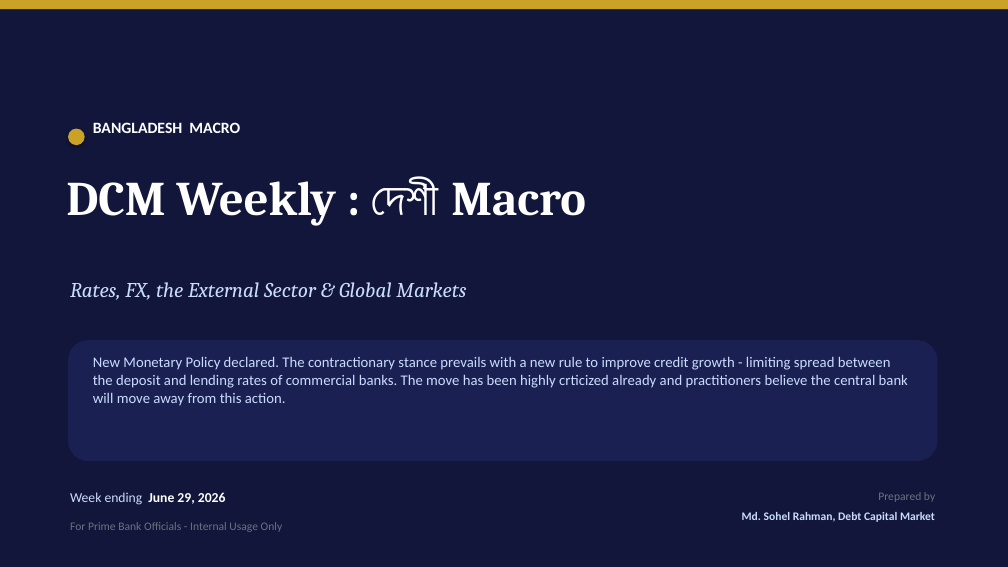
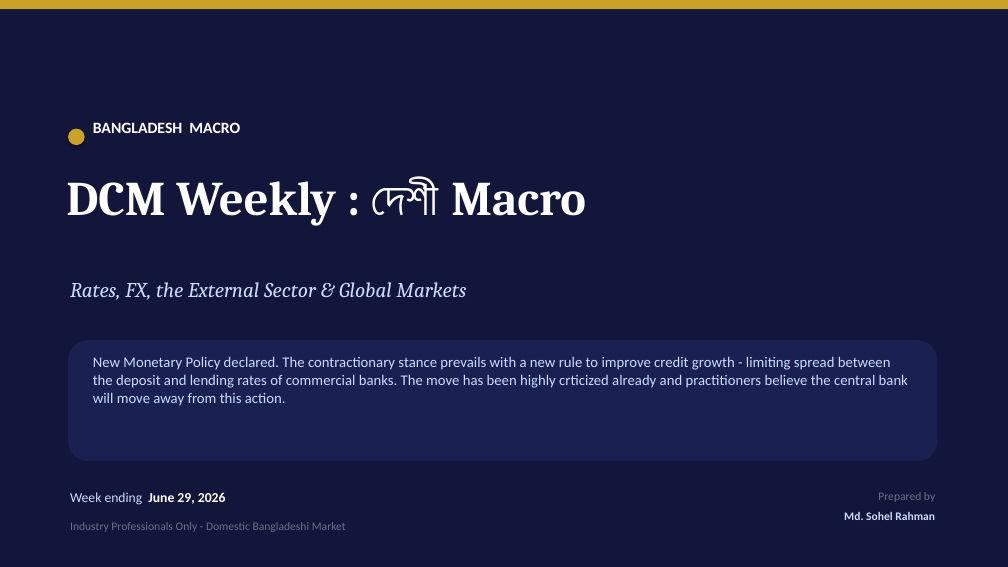
Before and after one commit to s4smily/desi-macro, a slide deck: slide 1 of DCM_Weekly_June_29_2026.pptx. Drawn at 1008x567 pixels with LibreOffice and Linux fonts; fonts in the diff are those of the drawing. Boxes give left, top, right and bottom in pixels: in the first picture for what was removed or moved away, otherwise in the second. Text is boxed around its words. In the diff, an @@ line names an element or a change of style, - is before the commit and + after.

```diff
--- a/DCM_Weekly_June_29_2026.pptx
+++ b/DCM_Weekly_June_29_2026.pptx
@@ text at [70,522,346,532]: text changed @@
-For Prime Bank Officials - Internal Usage Only
+Industry Professionals Only - Domestic Bangladeshi Market
@@ text at [844,512,935,520]: text changed @@
-Md. Sohel Rahman, Debt Capital Market
+Md. Sohel Rahman
```
Also in this commit, not shown: 3 other files.
